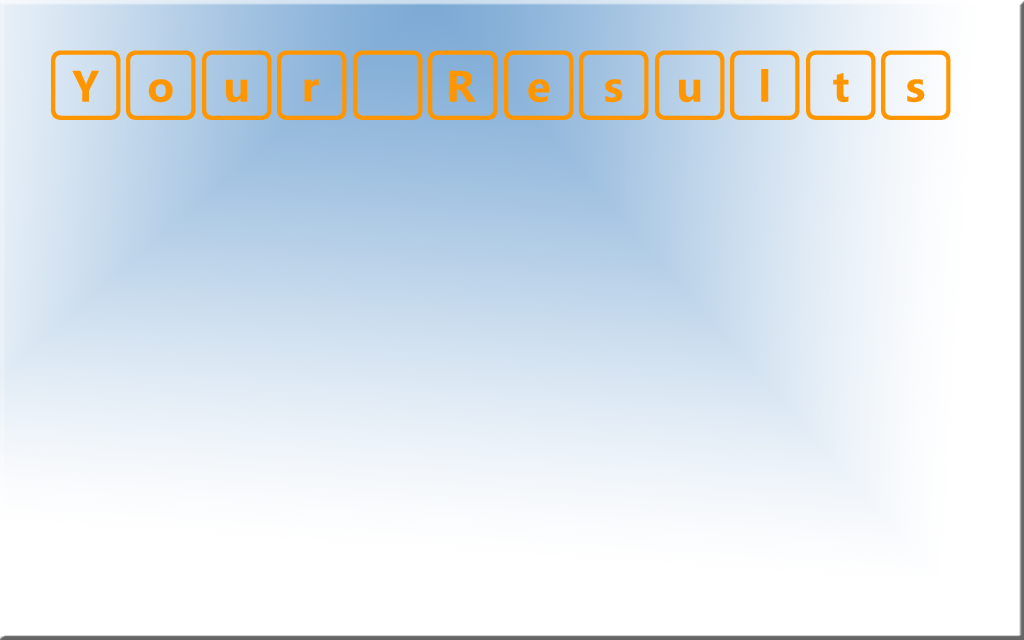
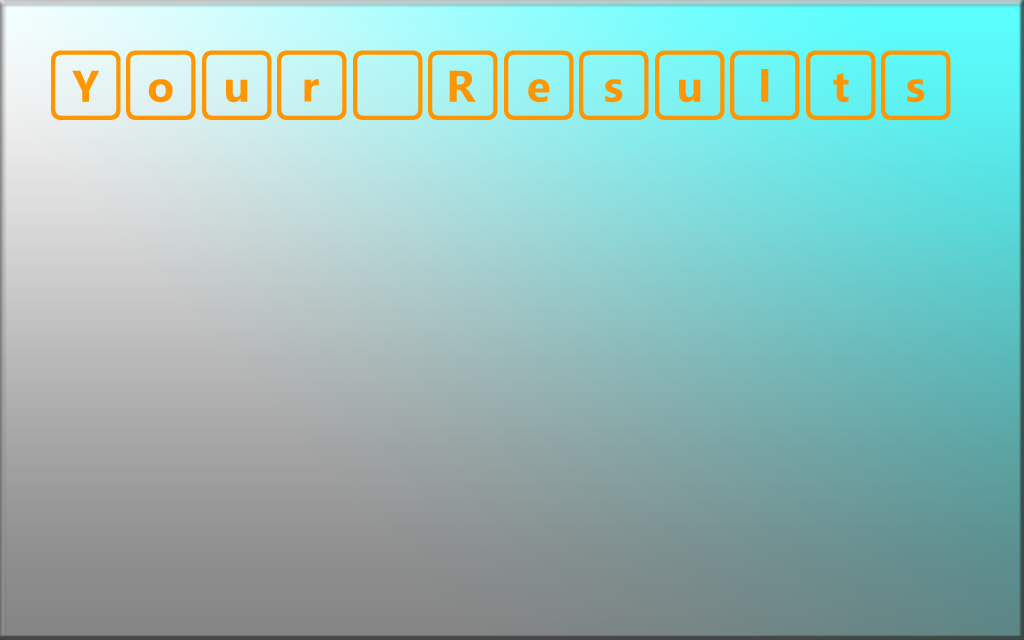
Layer changes from the first 1024 × 640 image to the second:
painted on "Layer 0" over bbox(0, 0, 1024, 640)
